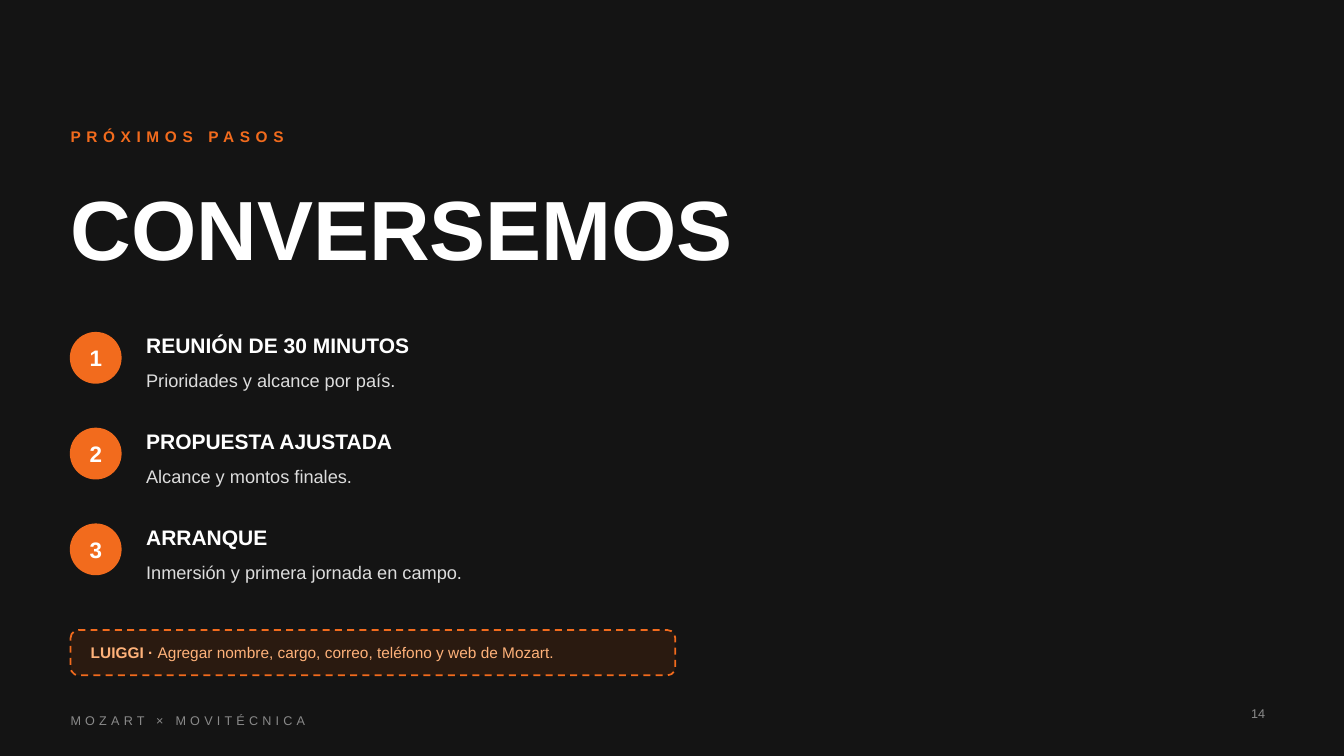
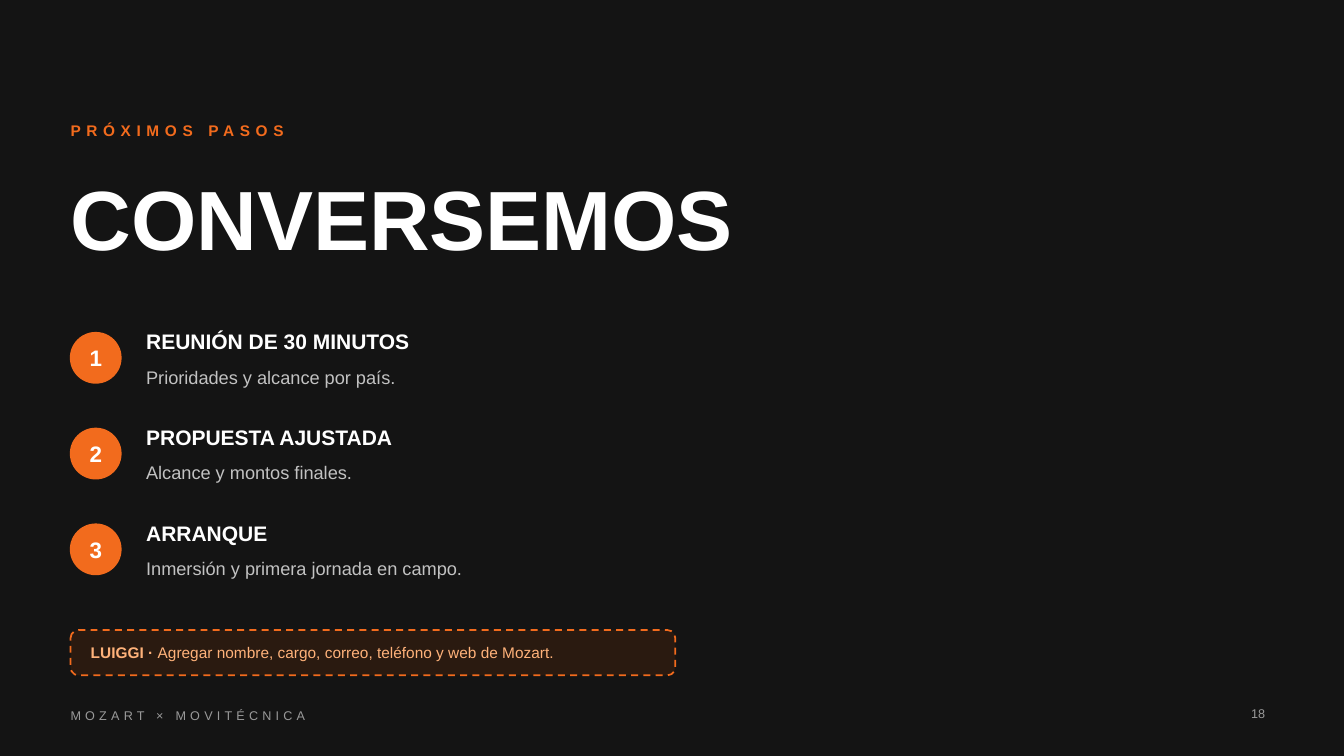
Before and after one commit to luiggithc-lgtm/mozart-agency, a slide deck: slide 18 of entregables/Propuesta-Mozart-Movitecnica.pptx (slide 14 before the commit). Drawn at 1344x756 pixels with LibreOffice and Linux fonts; fonts in the diff are those of the drawing; background and template pictures are left out. Boxes give left, top, right and bottom in pixels: in the first picture for what was removed or moved away, otherwise in the second. Text is boxed around its words. In the diff, an @@ line names an element or a change of style, - is before the commit and + after.

```diff
--- a/entregables/Propuesta-Mozart-Movitecnica.pptx
+++ b/entregables/Propuesta-Mozart-Movitecnica.pptx
@@ vertical alignment middle to top in 5 elements at (71, 191, 733, 251), (71, 123, 283, 136), (146, 333, 409, 350), (146, 430, 392, 446), (146, 526, 267, 545) @@
@@ text colour #DDDDDD to #C2C2C2; vertical alignment middle to top in 3 elements at (146, 370, 395, 388), (146, 466, 352, 483), (146, 561, 462, 579) @@
@@ text "MOZART × MOVITÉCNICA" at (71, 710, 306, 720): text colour #8A8A8A to #9A9A9A @@
@@ page number at (1251, 709, 1265, 718): text changed; text colour #8A8A8A to #9A9A9A @@
-14
+18
```
Also in this commit, not shown: 8 other slides changed, 9 slides added, 5 slides removed, 4 other files.
